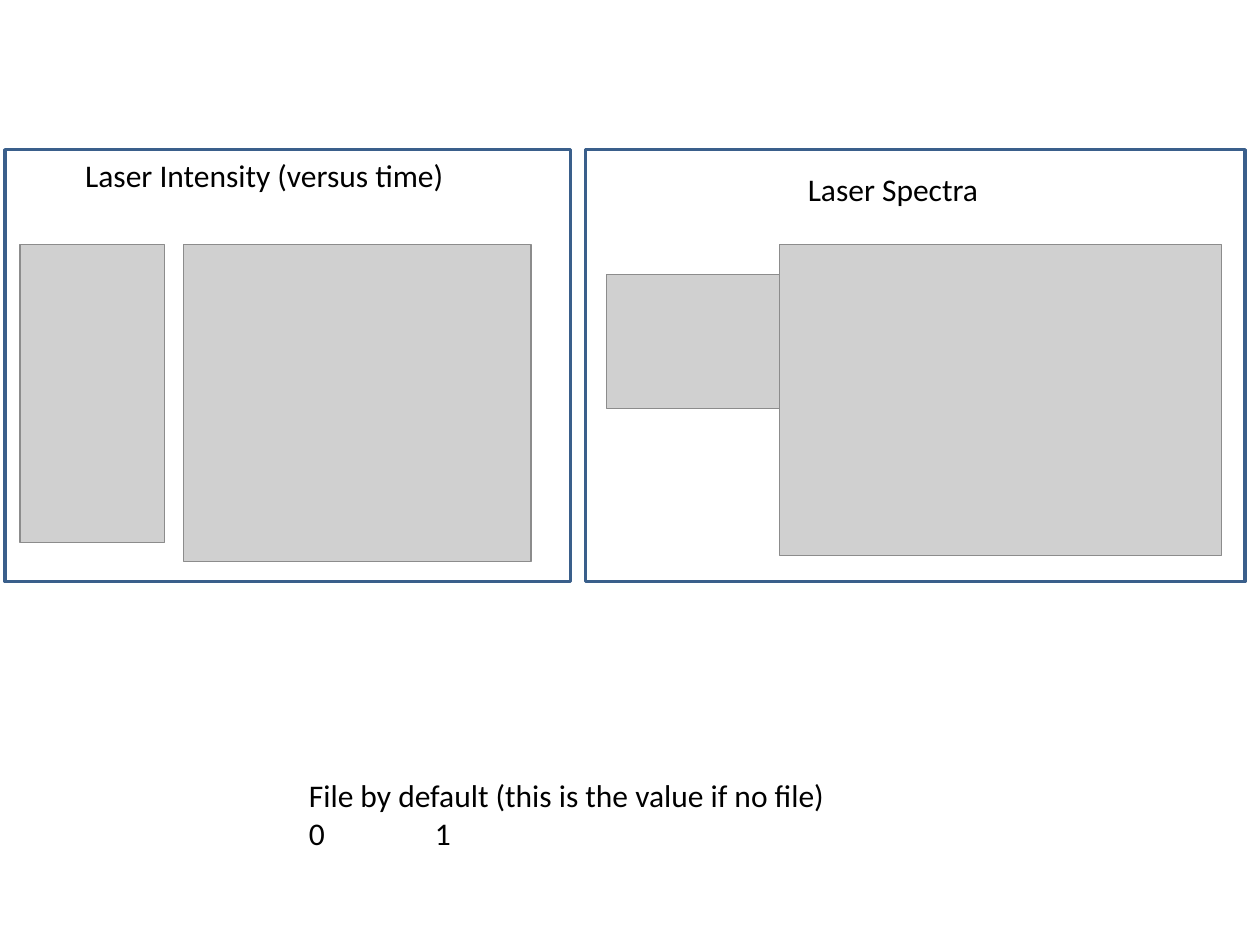
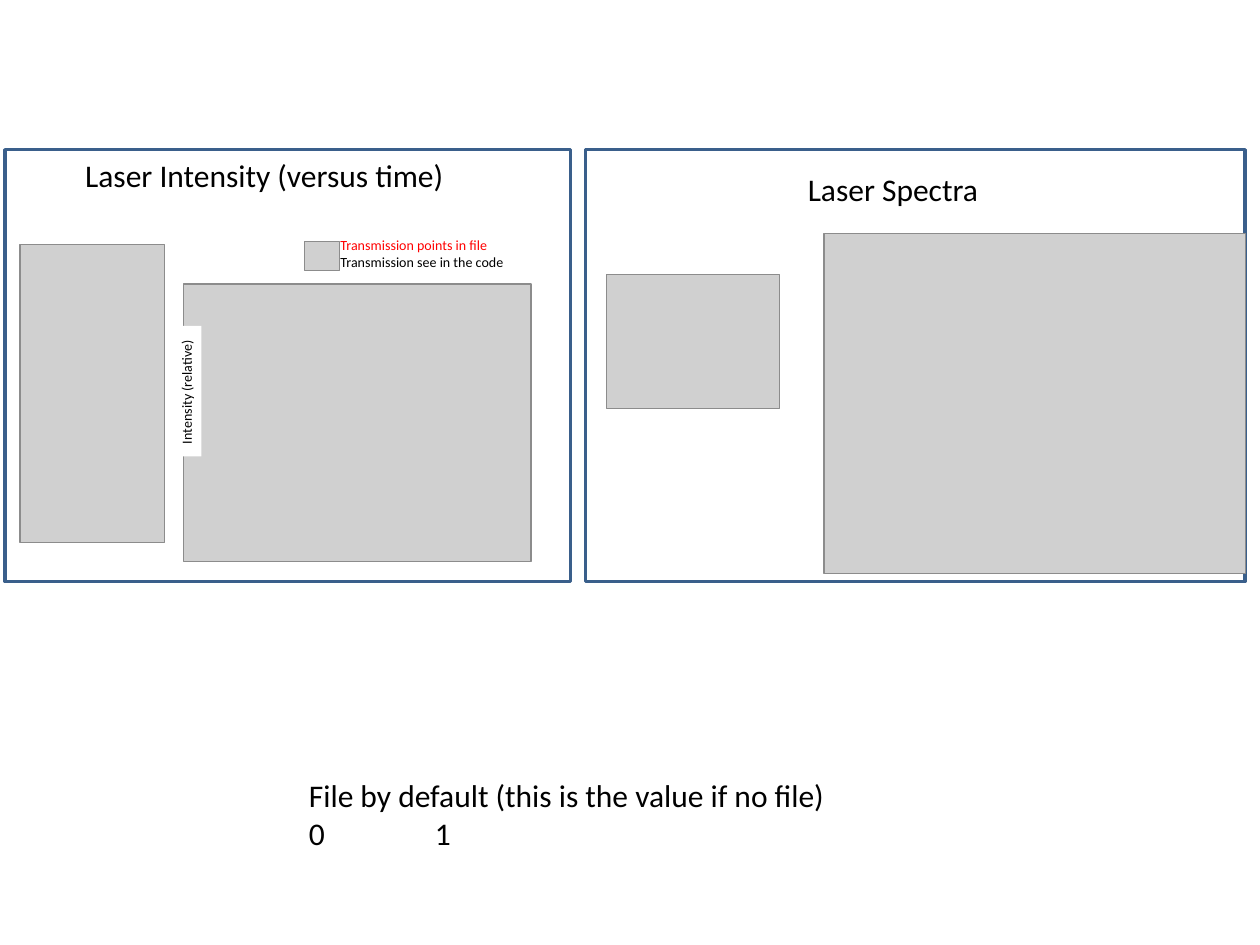
Before and after one commit to dcompara/Laser-interaction-in-fields-rate-equations-forces, a slide deck: slide 11 of User Guide/Figures.pptx. Drawn at 1260x945 pixels with LibreOffice and Linux fonts; fonts in the diff are those of the drawing; grey boxes stand for pictures. Boxes give left, top, right and bottom in pixels: in the first picture for what was removed or moved away, otherwise in the second. Text is boxed around its words. In the diff, an @@ line names an element or a change of style, - is before the commit and + after.

```diff
--- a/User Guide/Figures.pptx
+++ b/User Guide/Figures.pptx
@@ picture: place and size @@
-picture at [780,244,1222,556]
+picture at [824,233,1245,573]
@@ picture added at [305,242,340,271] @@
@@ text added at [340,240,504,267], 8 pt, text #FF0000 @@
+Transmission points in file
+Transmission see in the code
@@ picture: place and size @@
-picture at [184,244,532,562]
+picture at [184,284,532,561]
@@ rectangle added at [171,326,202,457], fill #FFFFFF, 8 pt, text #000000 @@
+Intensity (relative)
```
Also in this commit, not shown: 34 other files.
